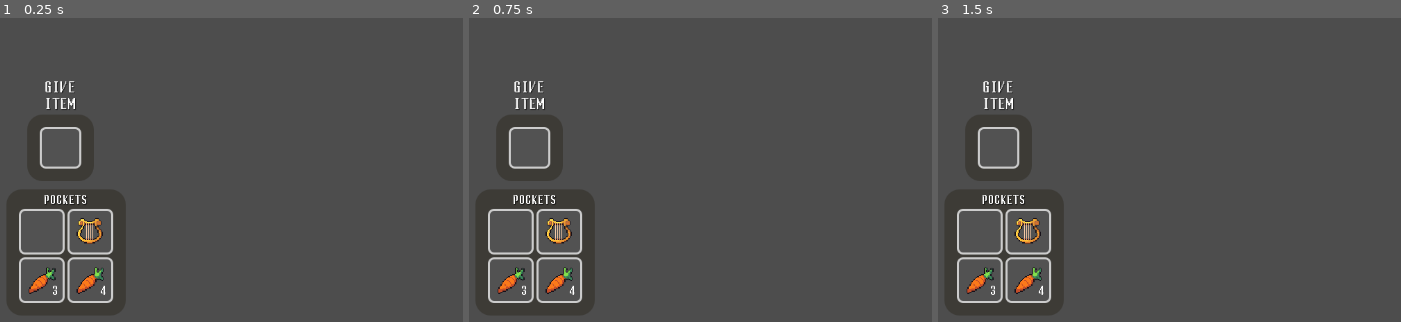
Above: before the commit, frames 1-3 (left to right).
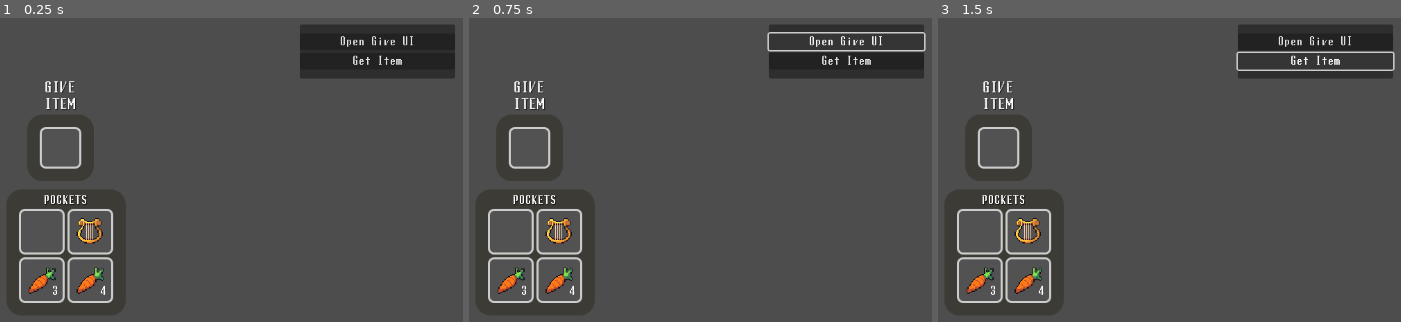
Above: after the commit, the same moments.

Repository: hamgoblin45/Fascism-Sim
Game: Godot game, scene res://Interface/inventory_ui.tscn
Same seed, same stepped clock (60 frames per second), same inputs: the game is played once before the commit and once after it.
Inputs (mouse positions are in pixels of both pictures, inside the frame that each line leads up to):
- Up to frame 1 (0.25 s): no input
- Up to frame 2 (0.75 s): click (848, 42) at 0.5 s, where only the run after the commit has a clickable "Open Give UI"
- Up to frame 3 (1.5 s): click (1317, 60) at 1.25 s, where only the run after the commit has a clickable "Get Item"

The runs differ from the first frame. In frame 1, 5.8% of the frame differs, in the area x 64-99%, y 2-20%; in frame 2, 4.3%; in frame 3, 4.2%.

Commit message:
Set up test ui

Diff:
--- a/fasc-sim-inventory-ui/Interface/inventory_ui.tscn
+++ b/fasc-sim-inventory-ui/Interface/inventory_ui.tscn
@@ -10,7 +10,8 @@
 [ext_resource type="Script" uid="uid://bi8gfy8qlexw5" path="res://Interface/item_context_ui.gd" id="8_3xrn1"]
 [ext_resource type="Texture2D" uid="uid://c8ptw3jtdkmqe" path="res://Interface/TestStuff/test_atlas_texture.tres" id="8_bjljn"]
 [ext_resource type="Script" uid="uid://coyexc2fjsnd0" path="res://Interface/split_stack_ui.gd" id="9_3xrn1"]
-[ext_resource type="Script" uid="uid://c2mr38vtxx4oj" path="res://Interface/give_item_slot.gd" id="11_gur8t"]
+[ext_resource type="Script" uid="uid://bfaqypv1kkdvd" path="res://Interface/give_item_ui.gd" id="11_c0f0r"]
+[ext_resource type="Script" uid="uid://cq4onjs5la4xt" path="res://test_stuff.gd" id="12_c0f0r"]
 
 [sub_resource type="Resource" id="Resource_kfiqh"]
 script = ExtResource("3_cx7ba")
@@ -315,6 +316,7 @@
 offset_bottom = 423.0
 mouse_filter = 1
 theme_override_styles/panel = SubResource("StyleBoxEmpty_3y5k6")
+script = ExtResource("11_c0f0r")
 
 [node name="VBoxContainer" type="VBoxContainer" parent="GiveItemUI"]
 layout_mode = 2
@@ -347,7 +349,6 @@
 size_flags_horizontal = 4
 size_flags_vertical = 4
 theme_override_styles/panel = SubResource("StyleBoxFlat_3xrn1")
-script = ExtResource("11_gur8t")
 
 [node name="ItemUI" type="MarginContainer" parent="GiveItemUI/VBoxContainer/PanelContainer/MarginContainer/GiveItemSlot"]
 layout_mode = 2
@@ -370,6 +371,45 @@
 size_flags_horizontal = 8
 size_flags_vertical = 8
 text = "10"
+
+[node name="TestStuff" type="Control" parent="."]
+layout_mode = 1
+anchors_preset = 15
+anchor_right = 1.0
+anchor_bottom = 1.0
+grow_horizontal = 2
+grow_vertical = 2
+mouse_filter = 1
+script = ExtResource("12_c0f0r")
+
+[node name="TestPanel" type="PanelContainer" parent="TestStuff"]
+layout_mode = 1
+anchors_preset = 8
+anchor_left = 0.5
+anchor_top = 0.5
+anchor_right = 0.5
+anchor_bottom = 0.5
+offset_left = -112.0
+offset_top = -127.0
+offset_right = 112.0
+offset_bottom = -49.0
+grow_horizontal = 2
+grow_vertical = 2
+mouse_filter = 1
+
+[node name="VBoxContainer" type="VBoxContainer" parent="TestStuff/TestPanel"]
+layout_mode = 2
+alignment = 1
+
+[node name="OpenGiveUI" type="Button" parent="TestStuff/TestPanel/VBoxContainer"]
+layout_mode = 2
+mouse_filter = 1
+text = "Open Give UI"
+
+[node name="GetItem" type="Button" parent="TestStuff/TestPanel/VBoxContainer"]
+layout_mode = 2
+mouse_filter = 1
+text = "Get Item"
 
 [connection signal="timeout" from="GrabbedSlotUI/GrabTimer" to="." method="_on_grab_timer_timeout"]
 [connection signal="mouse_entered" from="ItemContextUI" to="ItemContextUI" method="_on_mouse_entered"]
@@ -382,3 +422,5 @@
 [connection signal="value_changed" from="SplitStackUI/MarginContainer/VBoxContainer/HBoxContainer/SplitSlider" to="SplitStackUI" method="_on_split_slider_value_changed"]
 [connection signal="pressed" from="SplitStackUI/MarginContainer/VBoxContainer/SplitButton" to="SplitStackUI" method="_on_split_button_pressed"]
 [connection signal="gui_input" from="GiveItemUI/VBoxContainer/PanelContainer/MarginContainer/GiveItemSlot" to="." method="_on_give_item_slot_gui_input"]
+[connection signal="pressed" from="TestStuff/TestPanel/VBoxContainer/OpenGiveUI" to="TestStuff" method="_on_open_give_ui_pressed"]
+[connection signal="pressed" from="TestStuff/TestPanel/VBoxContainer/GetItem" to="TestStuff" method="_on_get_item_pressed"]
--- /dev/null
+++ b/fasc-sim-inventory-ui/test_stuff.gd
@@ -0,0 +1,20 @@
+extends Control
+
+@onready var open_give_ui: Button = $TestPanel/VBoxContainer/OpenGiveUI
+@onready var get_item: Button = $TestPanel/VBoxContainer/GetItem
+
+var in_dialogue: bool = false
+
+func _on_open_give_ui_pressed() -> void:
+	in_dialogue = !in_dialogue
+	if in_dialogue:
+		EventBus.dialogue_started.emit()
+	else:
+		EventBus.dialogue_ended.emit()
+
+
+func _on_get_item_pressed() -> void:
+	var test_slot = InventorySlotData.new()
+	test_slot.item_data = preload("uid://fligqycw40pd")
+	#test_slot.item_data = preload("uid://bu7k1xa16ud57")
+	EventBus.adding_item_to_inventory.emit()
Not shown, removed: fasc-sim-inventory-ui/Interface/give_item_slot.gd.uid
Renamed: fasc-sim-inventory-ui/Interface/give_item_slot.gd -> fasc-sim-inventory-ui/Interface/give_item_ui.gd
Not shown, added: fasc-sim-inventory-ui/Interface/give_item_ui.gd.uid
Not shown: 1 places in fasc-sim-inventory-ui/Interface/inventory_ui.tscn that only renumber resources
Not shown, added: fasc-sim-inventory-ui/test_stuff.gd.uid
